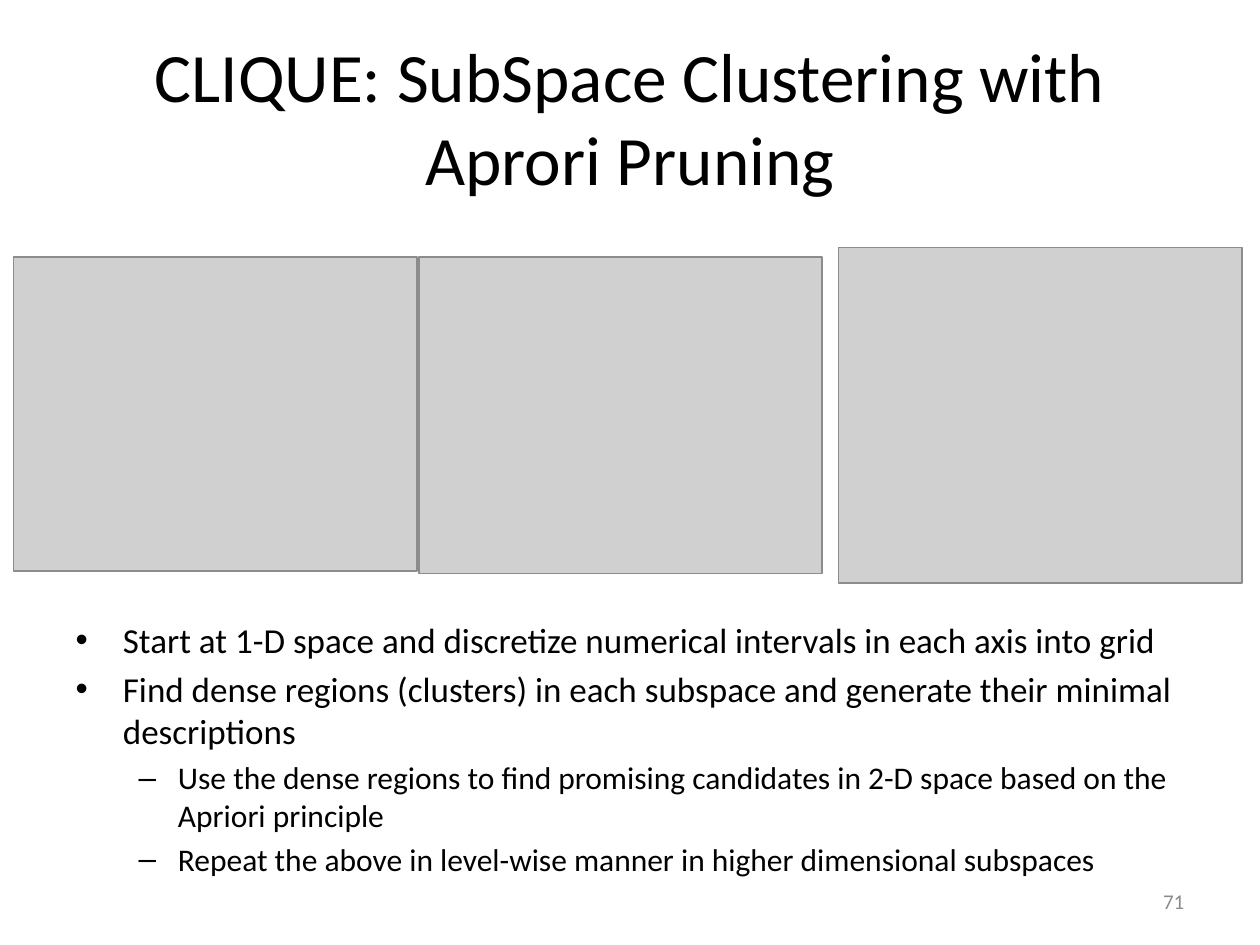
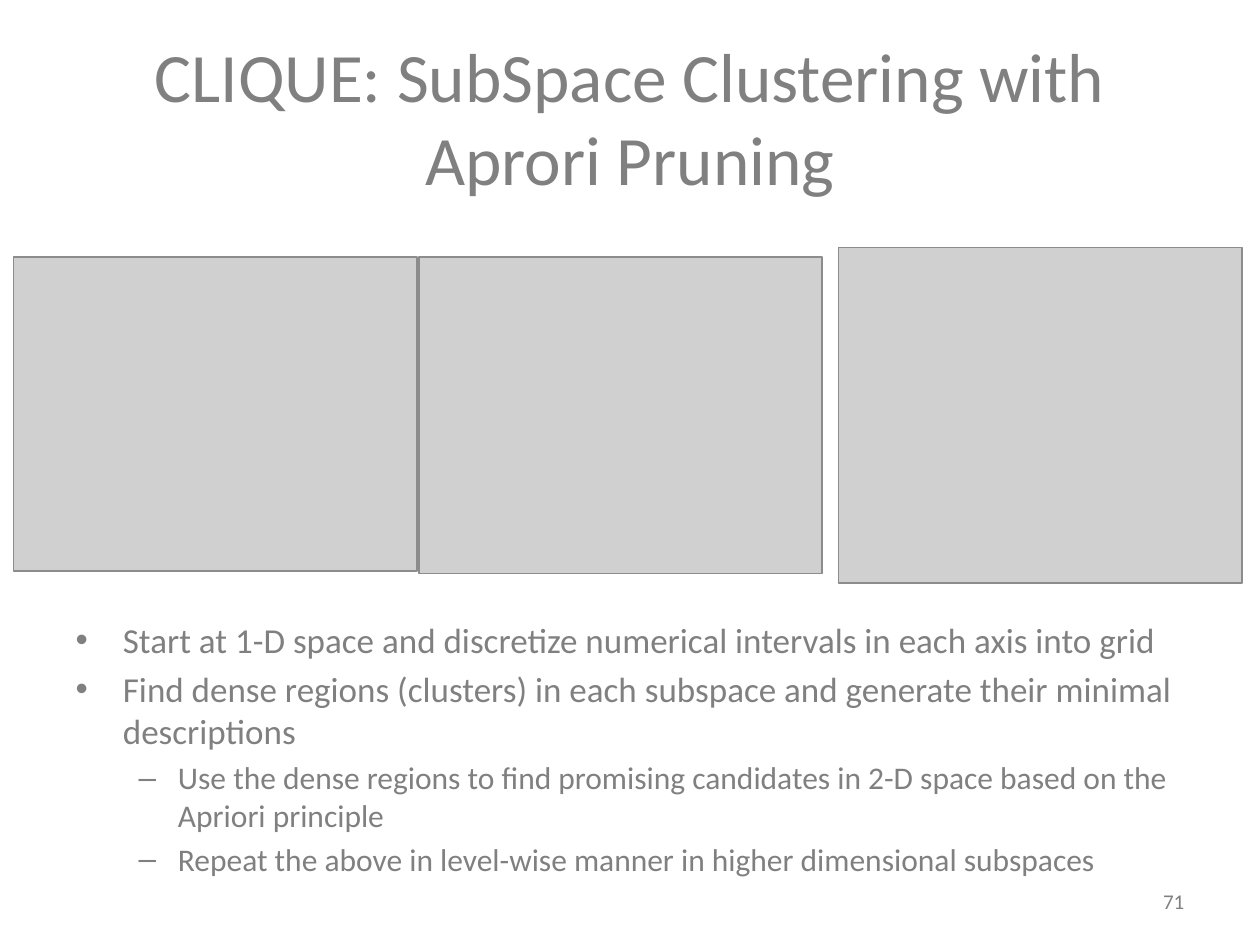
Before and after one commit to mjiang89/mjiang89.github.io, a slide deck: slide 71 of teaching/CS412Summer17-Chapter10.pptx. Drawn at 1260x945 pixels with LibreOffice and Linux fonts; fonts in the diff are those of the drawing; grey boxes stand for pictures. Boxes give left, top, right and bottom in pixels: in the first picture for what was removed or moved away, otherwise in the second. Text is boxed around its words. In the diff, an @@ line names an element or a change of style, - is before the commit and + after.

```diff
--- a/teaching/CS412Summer17-Chapter10.pptx
+++ b/teaching/CS412Summer17-Chapter10.pptx
@@ title "CLIQUE: SubSpace Clustering with Aprori ..." at <box>155,54,1104,197</box>: text colour #000000 to #808080 @@
@@ text "Start at 1-D space and ..." at <box>123,629,1171,877</box>: text colour #000000 to #808080 @@
@@ page number at <box>1163,895,1184,909</box>: text colour #8C8C8C to #808080 @@
```
Also in this commit, not shown: 40 other slides changed, 4 other files.
